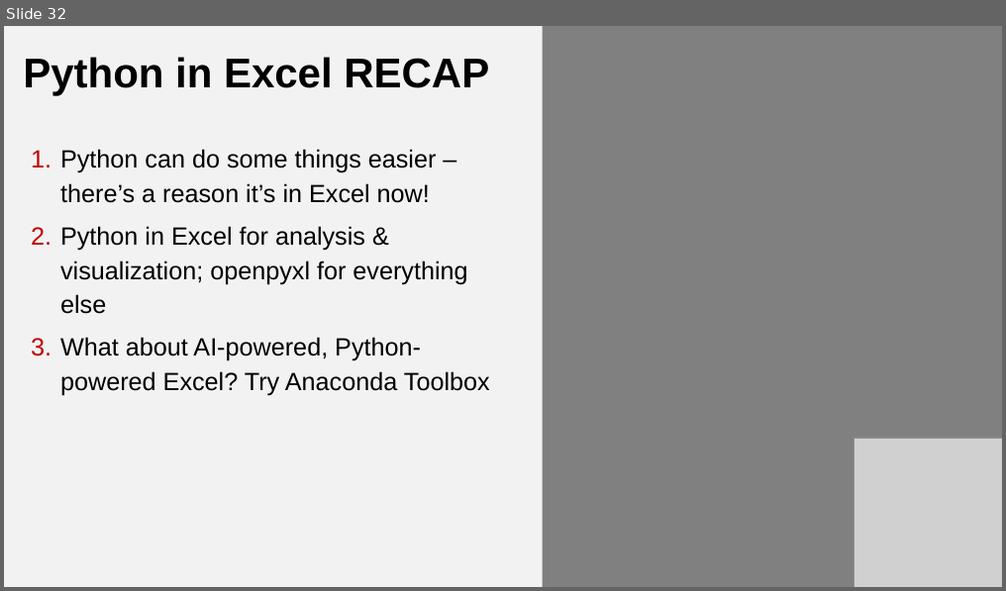
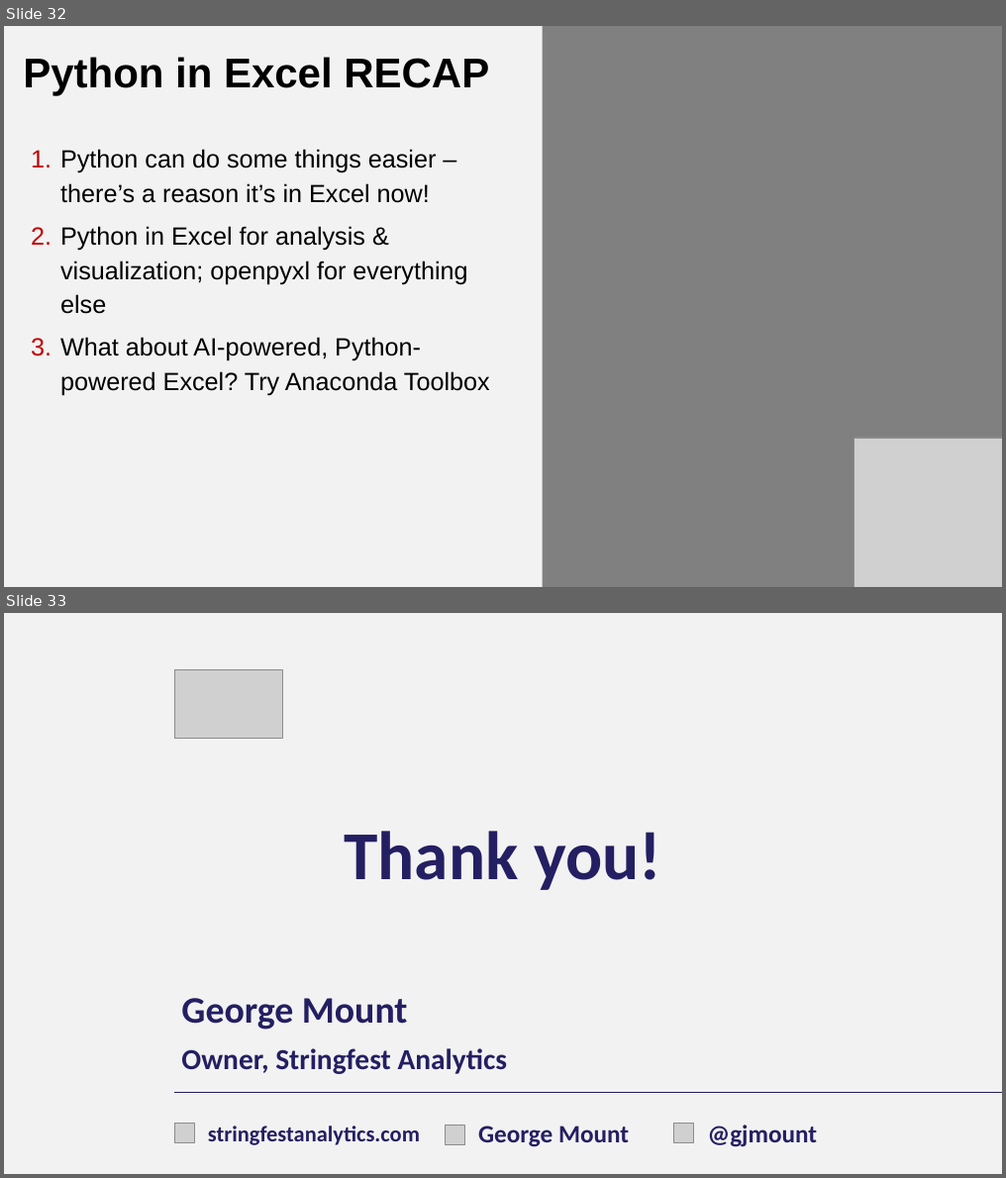
Before and after one commit to stringfestdata/xlgs-2024-analytics-2_0, a slide deck: xlgs-analytics-2_0-slides.pptx. Shown one above the other, each under a label of ours: slide 32 before the commit, slides 32 and 33 after it. The pictures are 1006x591 and 1006x1178 pixels, drawn with LibreOffice and Linux fonts; fonts in the diff are those of the drawing; grey boxes stand for pictures; background and template pictures are left out. Boxes give left, top, right and bottom in pixels: in the first picture for what was removed or moved away, otherwise in the second. Text is boxed around its words. In the diff, an @@ line names an element or a change of style, - is before the commit and + after.

```diff
--- a/xlgs-analytics-2_0-slides.pptx
+++ b/xlgs-analytics-2_0-slides.pptx
@@ slide 33 added at [4, 613, 1002, 1174], background picture (left out) @@
@@ picture added at [174, 669, 282, 739] @@
@@ title added at [345, 831, 661, 890], 99 pt, text #241F62, bold @@
+Thank you!
@@ text added at [181, 998, 408, 1030], 54 pt, text #241F62, bold @@
+George Mount
@@ text added at [181, 1049, 508, 1074], 42 pt, text #241F62, bold @@
+Owner, Stringfest Analytics
@@ line added from (174, 1092) to (1002, 1092), #241F62 0.75 pt @@
@@ picture added at [174, 1124, 194, 1144] @@
@@ text added at [208, 1126, 420, 1146], 32 pt, text #241F62, bold @@
+stringfestanalytics.com
@@ picture added at [445, 1125, 464, 1145] @@
@@ text added at [478, 1126, 629, 1148], 36 pt, text #241F62, bold @@
+George Mount
@@ picture added at [673, 1124, 693, 1144] @@
@@ text added at [708, 1125, 818, 1148], 36 pt, text #241F62, bold @@
+@gjmount
```
Also in this commit, not shown: 1 slide changed, 1 slide removed.
